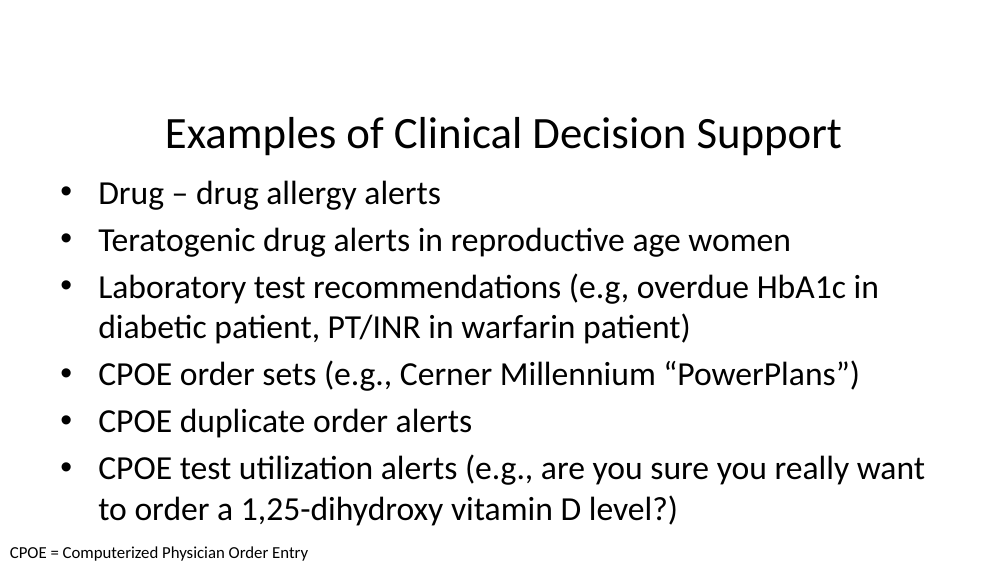
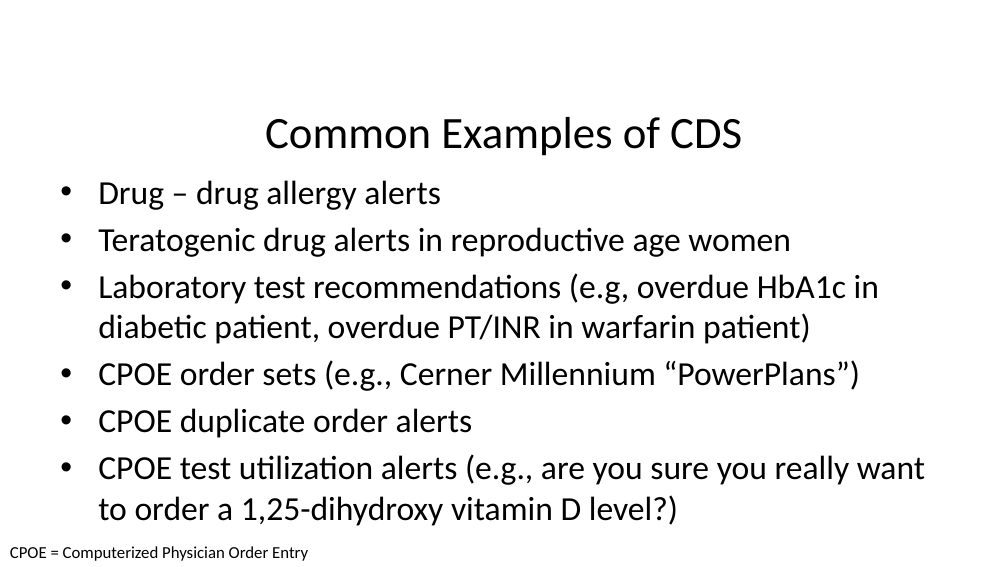
Before and after one commit to ghsmith/hladpb1, a slide deck: slide 10 of Hot_Topic_Analytics_and_Algorithms_Web_Based_Clinical_Decision_Support.pptx. Drawn at 1008x567 pixels with LibreOffice and Linux fonts; fonts in the diff are those of the drawing; background and template pictures are left out. Boxes give left, top, right and bottom in pixels: in the first picture for what was removed or moved away, otherwise in the second. Text is boxed around its words. In the diff, an @@ line names an element or a change of style, - is before the commit and + after.

Commit message:
Presentation update.

```diff
--- a/Hot_Topic_Analytics_and_Algorithms_Web_Based_Clinical_Decision_Support.pptx
+++ b/Hot_Topic_Analytics_and_Algorithms_Web_Based_Clinical_Decision_Support.pptx
@@ title at (265,117,742,156): text changed @@
-Examples of Clinical Decision Support
+Common Examples of CDS
@@ text at (98,273,879,344): text changed @@
-• Laboratory test recommendations (e.g, overdue HbA1c in diabetic patient, PT/INR in warfarin patient)
+• Laboratory test recommendations (e.g, overdue HbA1c in diabetic patient, overdue PT/INR in warfarin patient)
```
Also in this commit, not shown: 2 other slides changed, 11 slides added.
